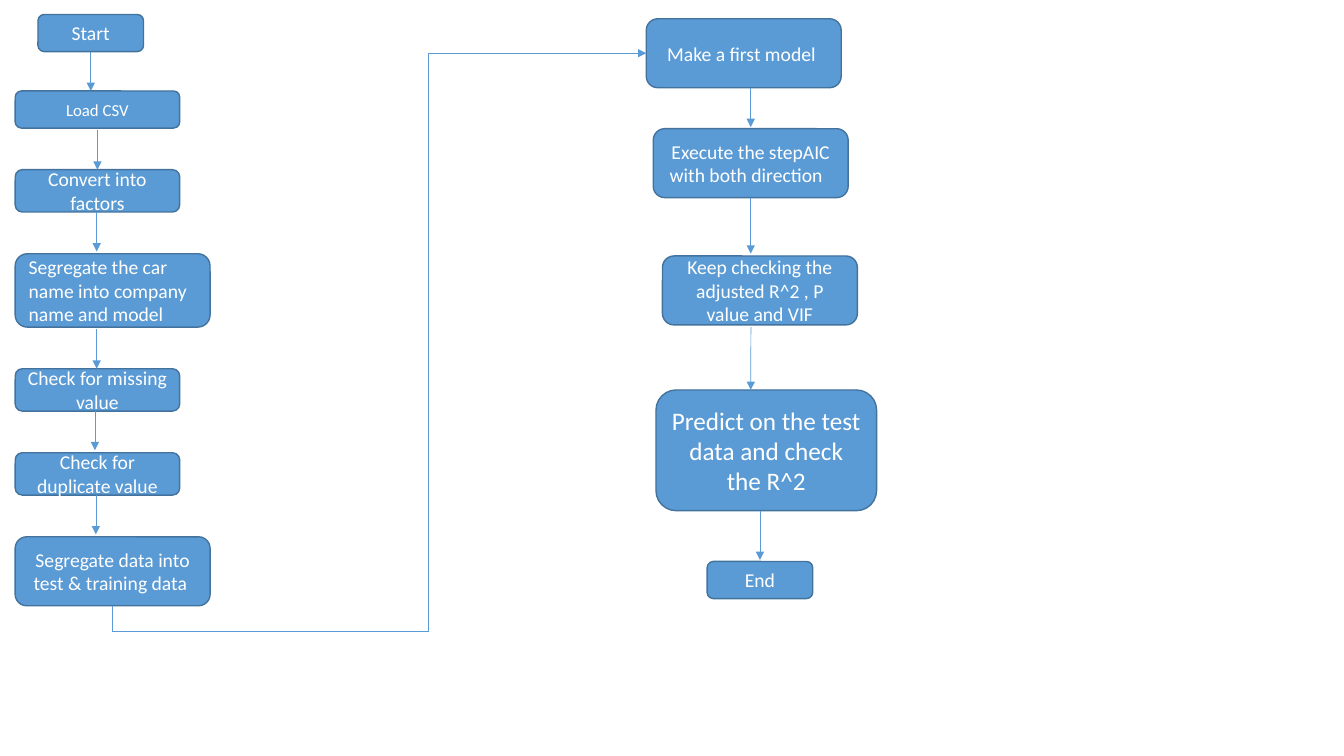
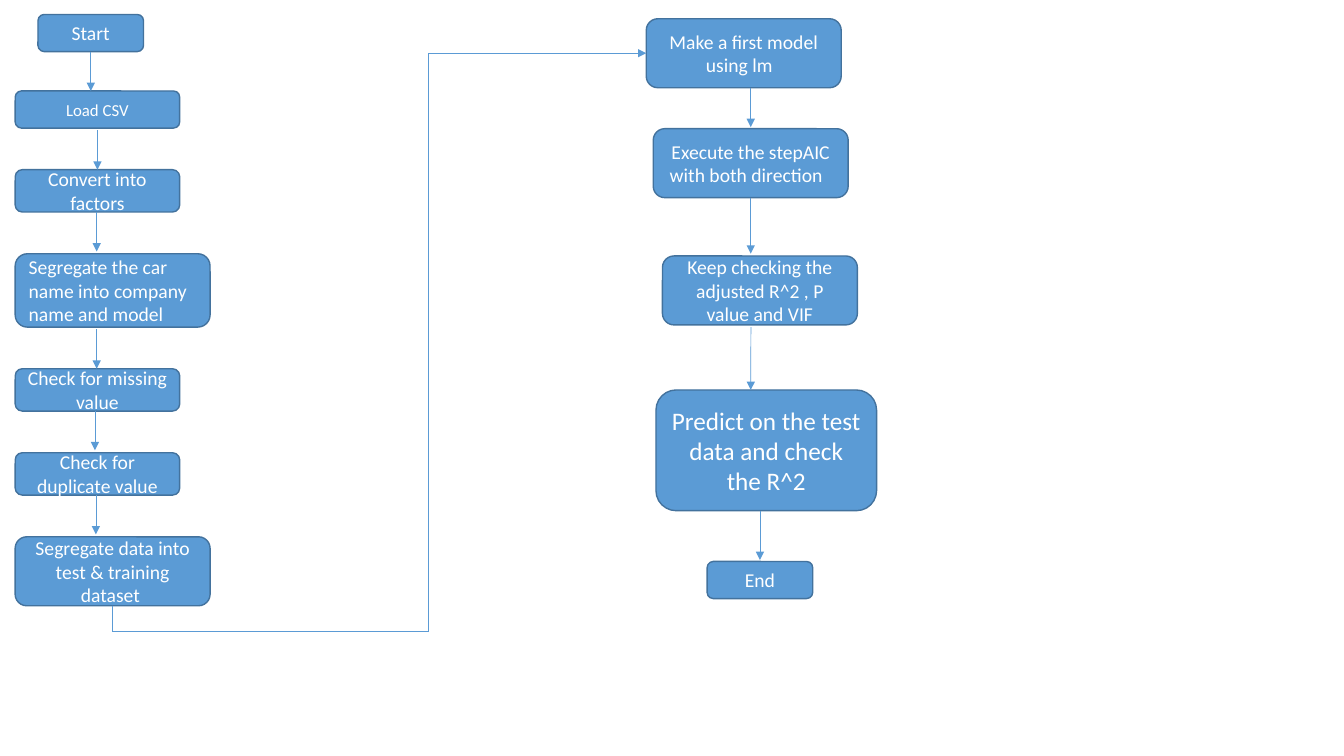
Before and after one commit to Sid1706/machinelearning, a slide deck: slide 3 of liner-regression/business scenario/linerRegression.pptx. Drawn at 1344x756 pixels with LibreOffice and Linux fonts; fonts in the diff are those of the drawing. Boxes give left, top, right and bottom in pixels: in the first picture for what was removed or moved away, otherwise in the second. Text is boxed around its words. In the diff, an @@ line names an element or a change of style, - is before the commit and + after.

```diff
--- a/liner-regression/business scenario/linerRegression.pptx
+++ b/liner-regression/business scenario/linerRegression.pptx
@@ text in rounded rectangle at <box>669,35,818,76</box>: text changed @@
-Make a first model
+Make a first model using lm
@@ text in rounded rectangle at <box>35,541,189,608</box>: text changed @@
-Segregate data into test & training data
+Segregate data into test & training dataset
```
Also in this commit, not shown: 3 other files.
